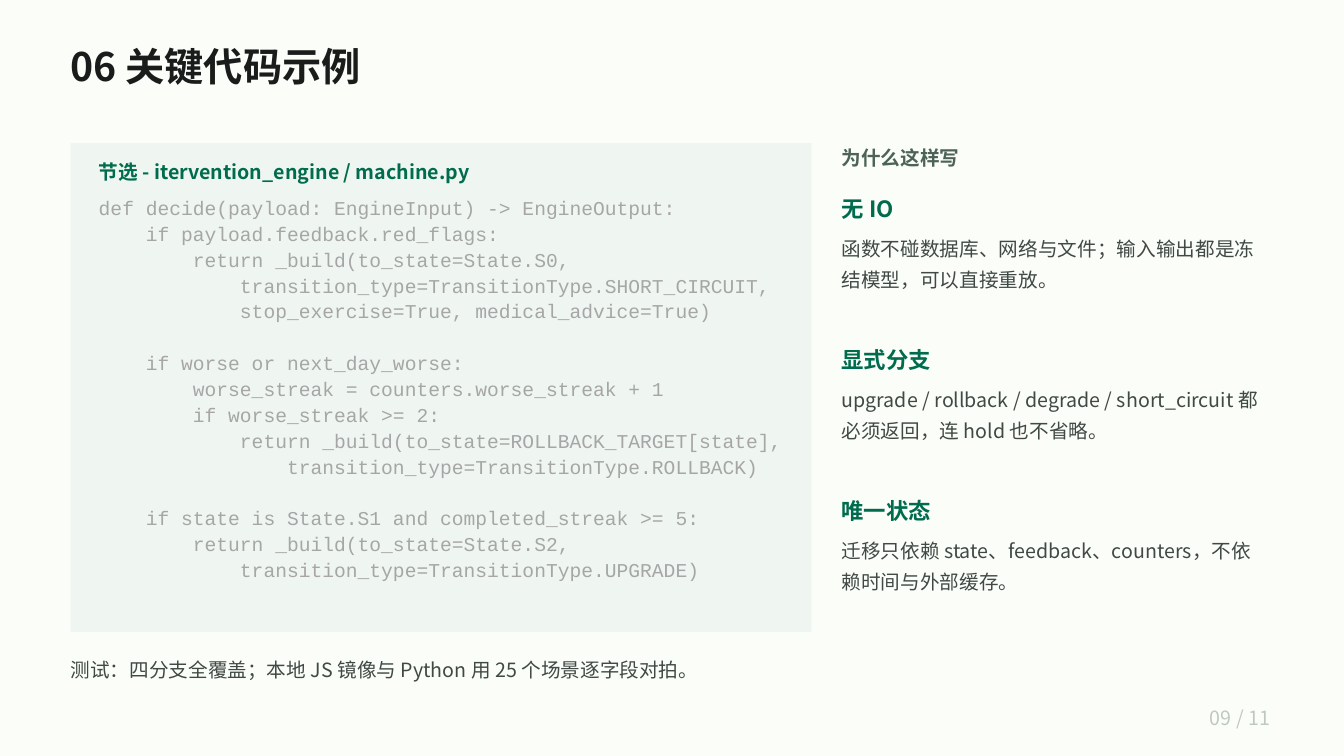
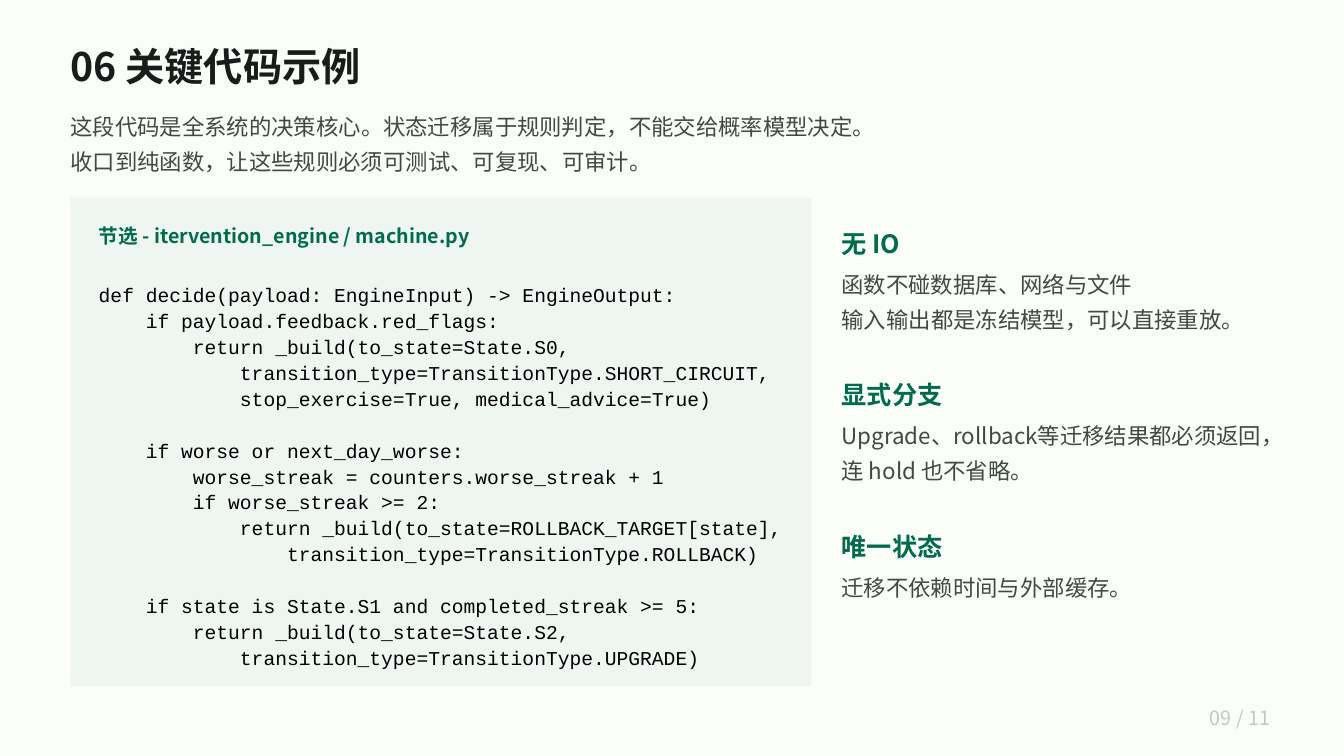
Before and after one commit to FlyGues2889/RiseLoop, a slide deck: slide 8 of docs/submission/RiseLoop-作品介绍.pptx. Drawn at 1344x756 pixels with LibreOffice and Linux fonts; fonts in the diff are those of the drawing. Boxes give left, top, right and bottom in pixels: in the first picture for what was removed or moved away, otherwise in the second. Text is boxed around its words. In the diff, an @@ line names an element or a change of style, - is before the commit and + after.

```diff
--- a/docs/submission/RiseLoop-作品介绍.pptx
+++ b/docs/submission/RiseLoop-作品介绍.pptx
@@ text added at box(71, 116, 875, 172), 16 pt, text #404944 @@
+这段代码是全系统的决策核心。状态迁移属于规则判定，不能交给概率模型决定。
+收口到纯函数，让这些规则必须可测试、可复现、可审计。
@@ text removed at box(842, 148, 960, 167) @@
-为什么这样写
@@ rectangle: place and size @@
-rectangle at box(71, 143, 812, 632)
+rectangle at box(71, 198, 812, 687)
@@ text "节选 - itervention_engine / machine.py": place and size @@
-text "节选 - itervention_engine / machine.py" at box(99, 162, 470, 184)
+text "节选 - itervention_engine / machine.py" at box(99, 226, 470, 248)
@@ text "def decide(payload: EngineInput) -> EngineOutput:": place and size @@
-text "def decide(payload: EngineInput) -> EngineOutput:" at box(99, 201, 781, 581)
+text "def decide(payload: EngineInput) -> EngineOutput:" at box(99, 289, 781, 669)
@@ text "def decide(payload: EngineInput) -> EngineOutput:" at box(99, 289, 781, 669): text colour #A6A6A6 to #000000 @@
@@ text at box(842, 274, 1244, 330): text changed; size 14 to 16 pt @@
-函数不碰数据库、网络与文件；输入输出都是冻结模型，可以直接重放。
+函数不碰数据库、网络与文件
+输入输出都是冻结模型，可以直接重放。
@@ 3 texts: place and size @@
-3 texts at box(842, 199, 931, 521)
+3 texts at box(842, 233, 943, 559)
@@ size 16 to 18 pt in 3 elements at box(842, 534, 943, 559), box(842, 233, 901, 255), box(842, 382, 943, 407) @@
@@ text at box(842, 425, 1284, 481): text changed; size 14 to 16 pt @@
-upgrade / rollback / degrade / short_circuit 都必须返回，连 hold 也不省略。
+Upgrade、rollback等迁移结果都必须返回，连 hold 也不省略。
@@ text at box(842, 577, 1132, 598): text changed; size 14 to 16 pt @@
-迁移只依赖 state、feedback、counters，不依赖时间与外部缓存。
+迁移不依赖时间与外部缓存。
@@ text removed at box(71, 660, 698, 682) @@
-测试：四分支全覆盖；本地 JS 镜像与 Python 用 25 个场景逐字段对拍。
```
Also in this commit, not shown: 6 other slides changed, 21 other files.
